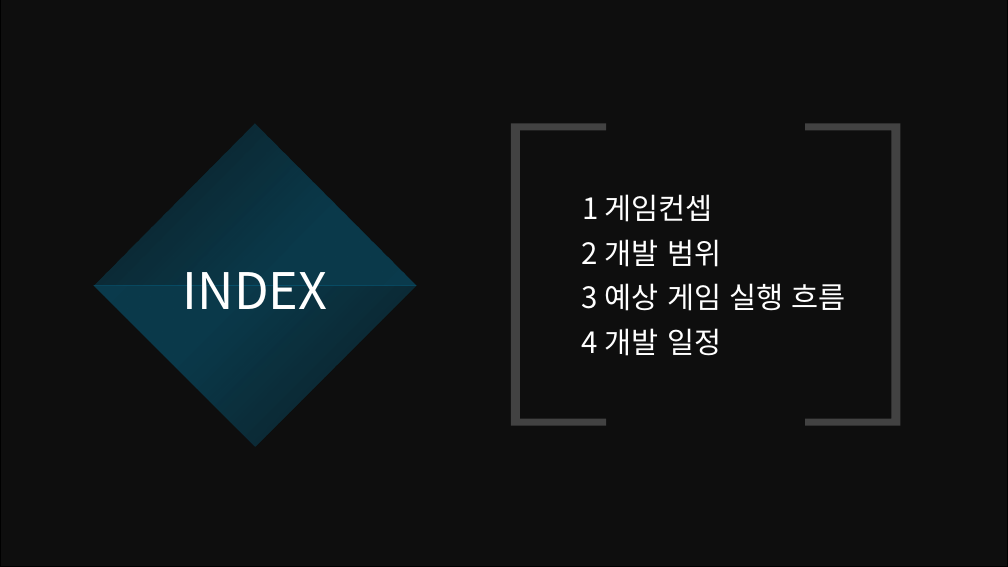
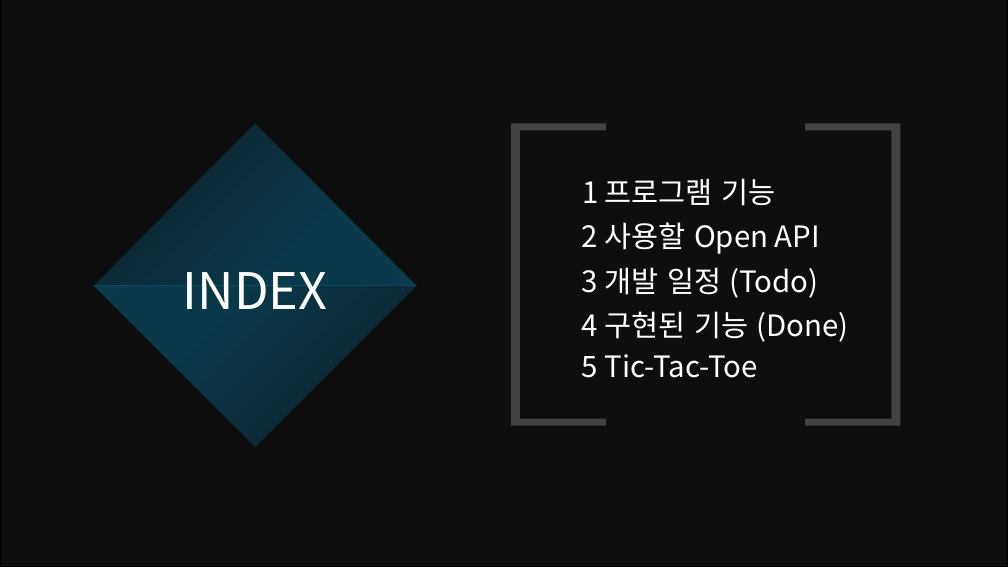
Before and after one commit to WOOLUCY/scriptlang, a slide deck: slide 2 of TermProject/Presentation/Planning/Planning PT.pptx. Drawn at 1008x567 pixels with LibreOffice and Linux fonts; fonts in the diff are those of the drawing; background and template pictures are left out; a plain dark background stands for a picture behind light text. Boxes give left, top, right and bottom in pixels: in the first picture for what was removed or moved away, otherwise in the second. Text is boxed around its words. In the diff, an @@ line names an element or a change of style, - is before the commit and + after.

```diff
--- a/TermProject/Presentation/Planning/Planning PT.pptx
+++ b/TermProject/Presentation/Planning/Planning PT.pptx
@@ text at (582, 178, 775, 206): text changed @@
-1 게임컨셉
+1 프로그램 기능
@@ text at (582, 222, 820, 254): text changed @@
-2 개발 범위
+2 사용할 Open API
@@ text at (582, 267, 818, 298): text changed @@
-3 예상 게임 실행 흐름
+3 개발 일정 (Todo)
@@ text at (582, 311, 848, 342): text changed @@
-4 개발 일정
+4 구현된 기능 (Done)
@@ text added at (582, 354, 758, 378), 28 pt, text #FFFFFF @@
+5 Tic-Tac-Toe
```
Also in this commit, not shown: 1 other slide changed, 5 slides added, 4 slides removed, 3 other files.
